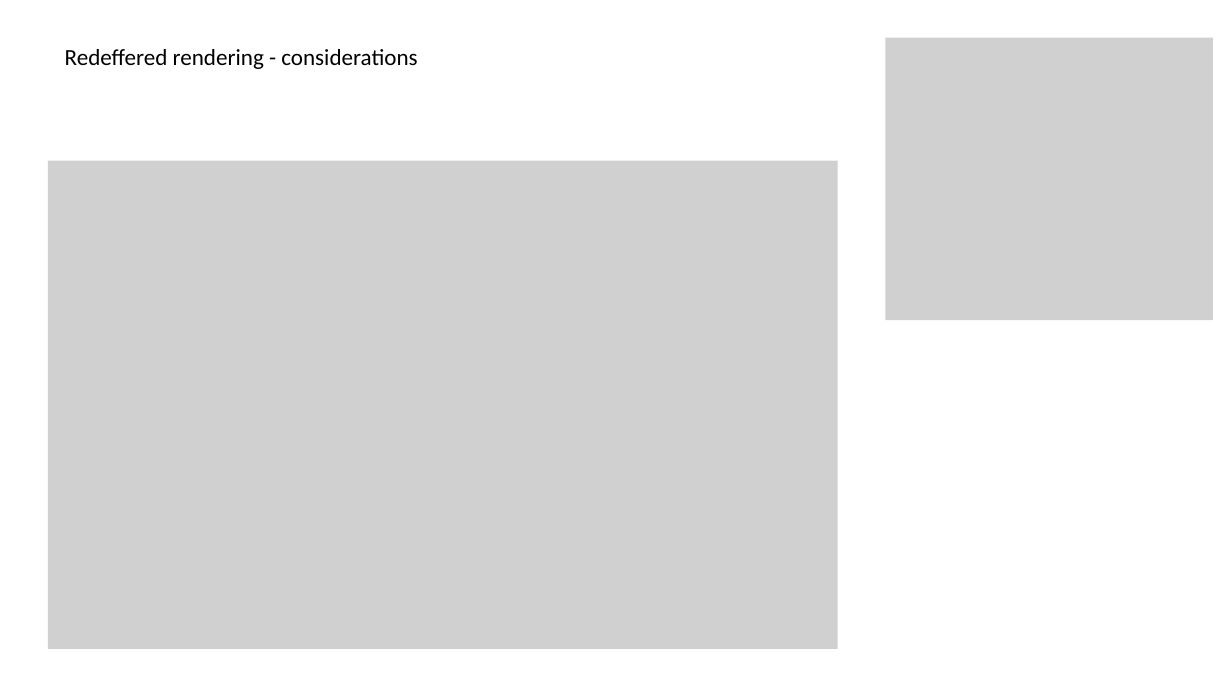
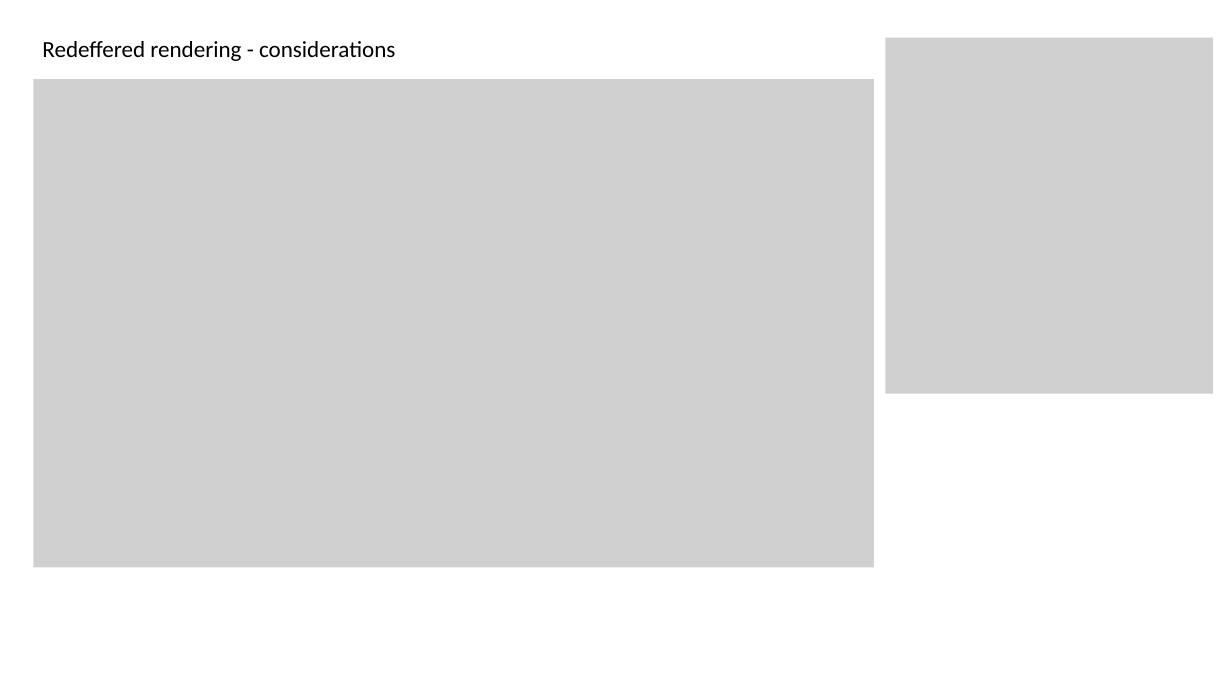
Before and after one commit to pawel-kaleta/FoolsEngine, a slide deck: slide 16 of Documentation/Rendering Architecture.pptx (slide 15 before the commit). Drawn at 1232x693 pixels with LibreOffice and Linux fonts; fonts in the diff are those of the drawing; grey boxes stand for pictures. Boxes give left, top, right and bottom in pixels: in the first picture for what was removed or moved away, otherwise in the second. Text is boxed around its words. In the diff, an @@ line names an element or a change of style, - is before the commit and + after.

Commit message:
Rendering planning

```diff
--- a/Documentation/Rendering Architecture.pptx
+++ b/Documentation/Rendering Architecture.pptx
@@ text "Redeffered rendering - considerations": place and size @@
-text "Redeffered rendering - considerations" at box(65, 49, 417, 69)
+text "Redeffered rendering - considerations" at box(42, 41, 395, 61)
@@ picture: place and size @@
-picture at box(885, 38, 1213, 321)
+picture at box(885, 38, 1213, 394)
@@ picture: place and size @@
-picture at box(48, 161, 838, 649)
+picture at box(33, 79, 874, 567)
```
Also in this commit, not shown: 2 other slides changed, 2 slides added, 1 slide removed.
